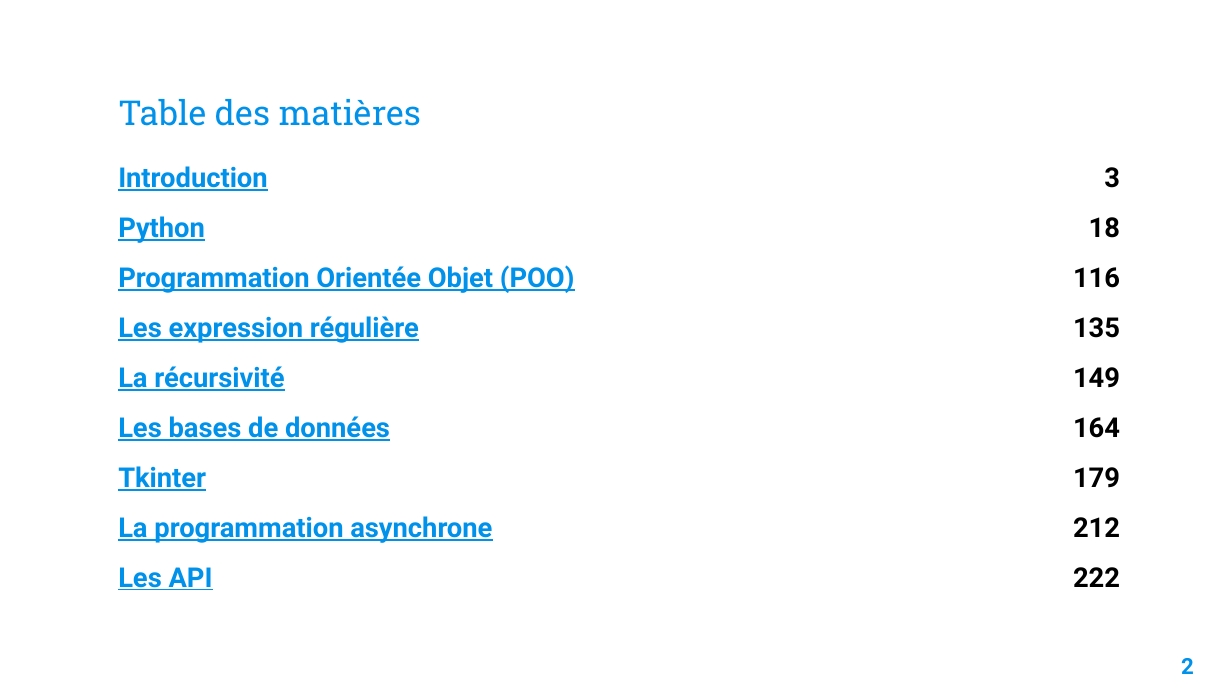
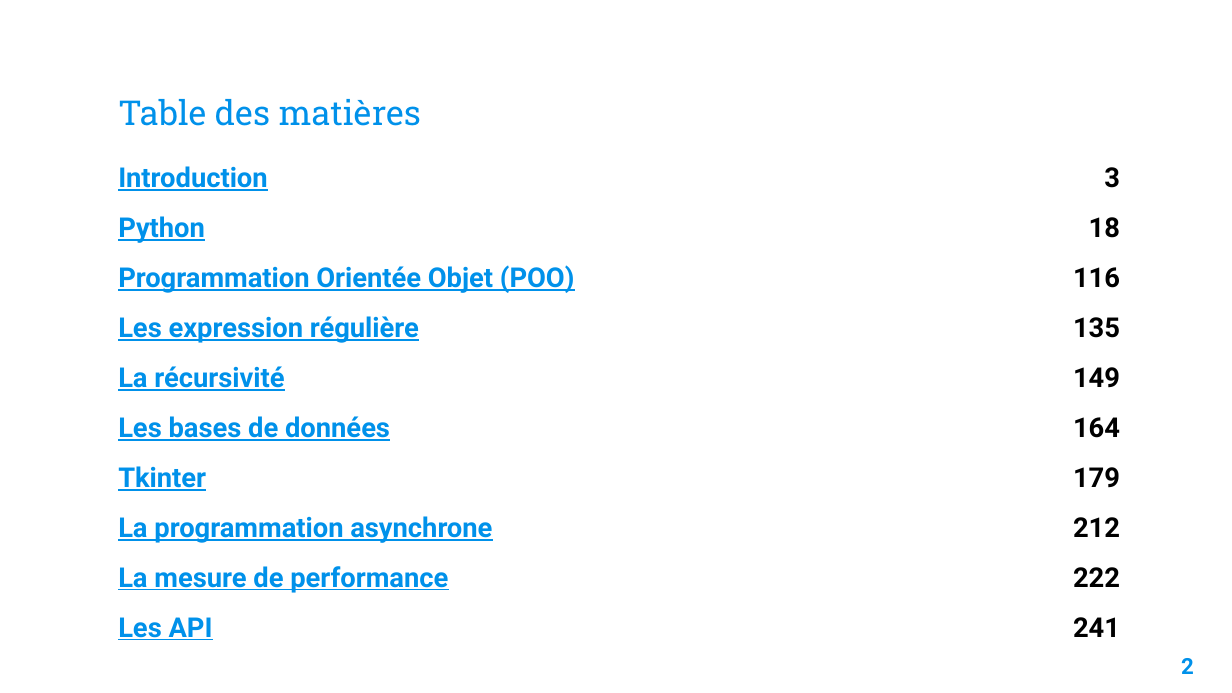
Before and after one commit to Fully-san/PythonSoftwareDevelopment, a slide deck: slide 3 of Supports/Python Software Development.pptx. Drawn at 1232x693 pixels with LibreOffice and Linux fonts; fonts in the diff are those of the drawing; background and template pictures are left out. Boxes give left, top, right and bottom in pixels: in the first picture for what was removed or moved away, otherwise in the second. Text is boxed around its words. In the diff, an @@ line names an element or a change of style, - is before the commit and + after.

```diff
--- a/Supports/Python Software Development.pptx
+++ b/Supports/Python Software Development.pptx
@@ table at <box>106,156,1132,657</box> @@
-row 9: Les API | 222
+row 9: La mesure de performance | 222
+row 10: Les API | 241
```
Also in this commit, not shown: 5 other slides changed, 19 slides added, 4 other files.
